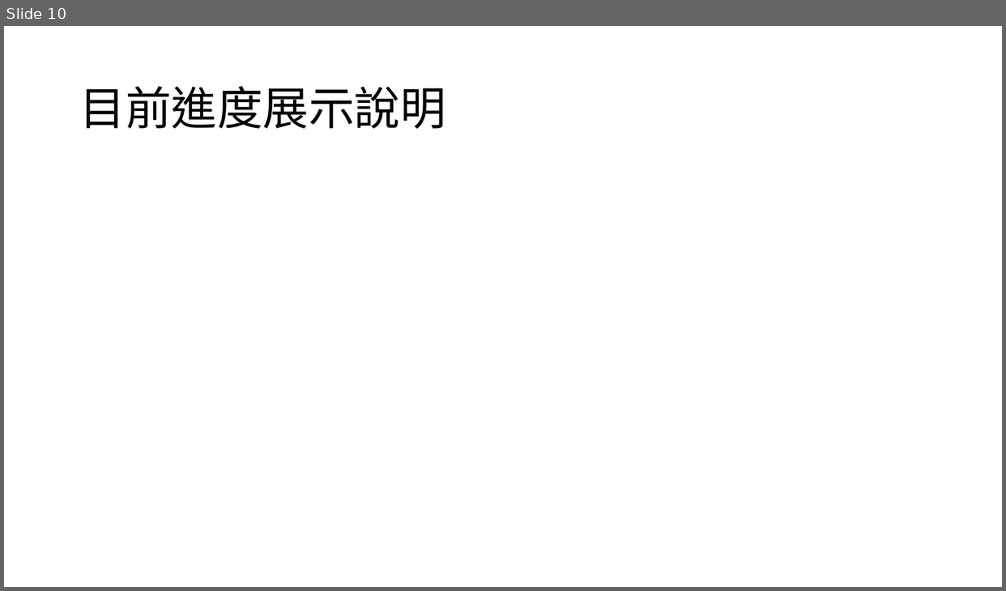
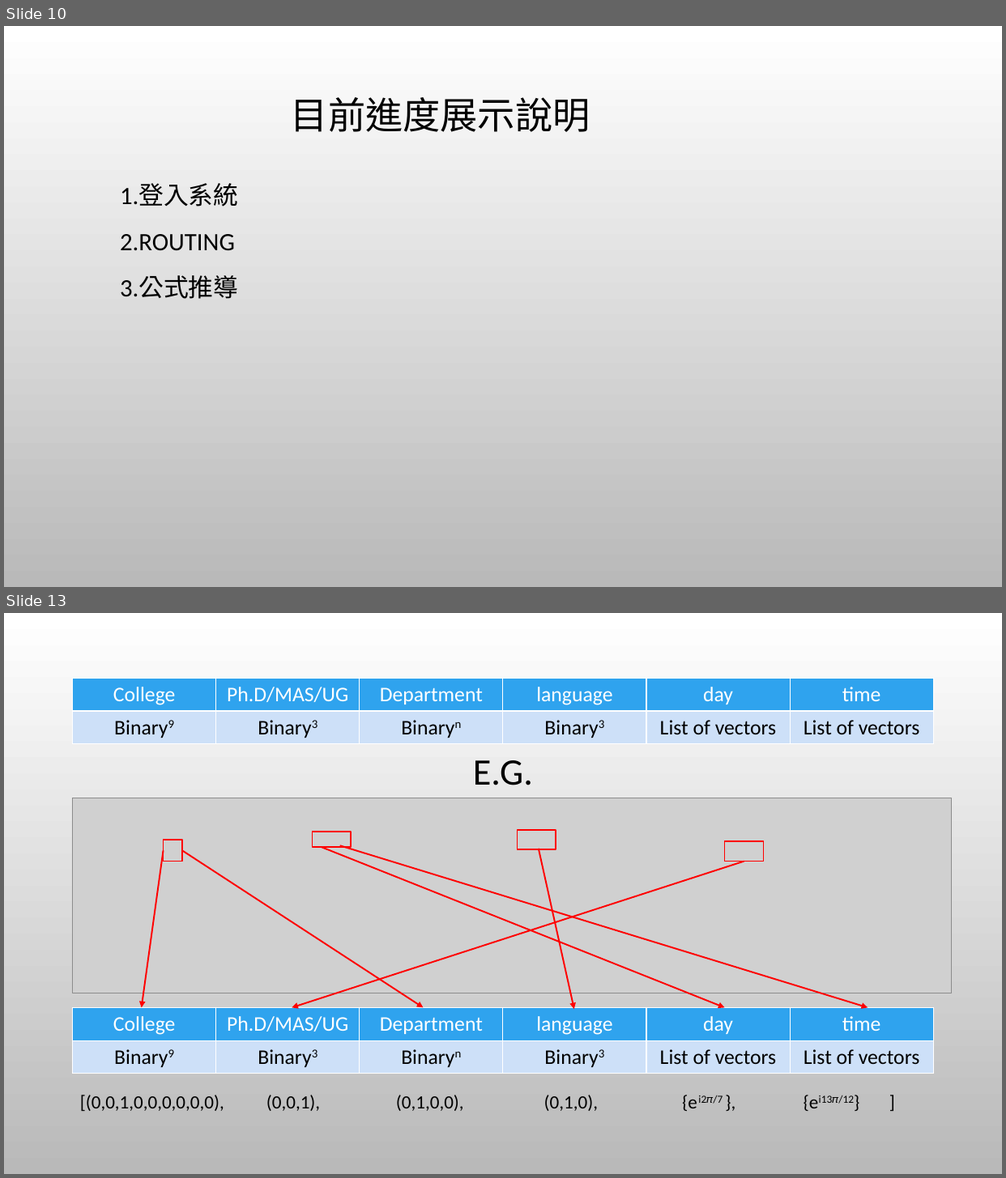
Before and after one commit to kai2june/me_courseSelecting, a slide deck: 期中檢查.pptx. Shown one above the other, each under a label of ours: slide 10 before the commit, slides 10 and 13 after it; the slides between them are not shown. The pictures are 1006x591 and 1006x1178 pixels, drawn with LibreOffice and Linux fonts; fonts in the diff are those of the drawing; grey boxes stand for pictures; background and template pictures are left out. Boxes give left, top, right and bottom in pixels: in the first picture for what was removed or moved away, otherwise in the second. Text is boxed around its words. In the diff, an @@ line names an element or a change of style, - is before the commit and + after.

```diff
--- a/期中檢查.pptx
+++ b/期中檢查.pptx
@@ slide 13 added at bbox=[4, 613, 1002, 1174], background picture (left out) @@
@@ table added at bbox=[73, 678, 936, 743], 2 rows, 6 columns @@
+College | Ph.D/MAS/UG | Department | language | day | time
+Binary9 | Binary3 | Binaryn | Binary3 | List of vectors | List of vectors
@@ title added at bbox=[473, 760, 533, 786], 36 pt, text #000000 @@
+E.G.
@@ picture added at bbox=[73, 798, 952, 994] @@
@@ rectangle added at bbox=[518, 830, 556, 850], outline #FF0000 1.25 pt @@
@@ arrow added from (164, 851) to (142, 1007), #FF0000 1.5 pt @@
@@ rectangle added at bbox=[164, 840, 182, 862], outline #FF0000 1.25 pt @@
@@ arrow added from (182, 851) to (424, 1007), #FF0000 1.5 pt @@
@@ rectangle added at bbox=[313, 832, 351, 847], outline #FF0000 1.25 pt @@
@@ arrow added from (322, 847) to (725, 1007), #FF0000 1.5 pt @@
@@ arrow added from (340, 845) to (868, 1007), #FF0000 1.5 pt @@
@@ arrow added from (539, 849) to (574, 1009), #FF0000 1.5 pt @@
@@ rectangle added at bbox=[725, 842, 764, 862], outline #FF0000 1.25 pt @@
@@ arrow added from (744, 862) to (292, 1007), #FF0000 1.5 pt @@
@@ table added at bbox=[73, 1007, 936, 1072], 2 rows, 6 columns @@
+College | Ph.D/MAS/UG | Department | language | day | time
+Binary9 | Binary3 | Binaryn | Binary3 | List of vectors | List of vectors
@@ text added at bbox=[80, 1095, 854, 1111], 18 pt, text #000000 @@
+[(0,0,1,0,0,0,0,0,0), (0,0,1), (0,1,0,0), (0,1,0), {ei2𝜋/7 }, {ei13𝜋/12} ]
@@ slide 10 changed as well @@
@@ background #FFFFFF to picture (left out) @@
@@ title "目前進度展示說明": place and size @@
-title "目前進度展示說明" at bbox=[80, 86, 446, 129]
+title "目前進度展示說明" at bbox=[291, 97, 590, 132]
@@ title "目前進度展示說明" at bbox=[291, 97, 590, 132]: size 44 to 36 pt, font Noto Sans CJK SC to Calibri; alignment left to centre @@
@@ text added at bbox=[120, 183, 239, 299], 24 pt, text #000000 @@
+1.登入系統
+2.ROUTING
+3.公式推導
```
Also in this commit, not shown: 8 other slides changed, 7 other slides added, 2 slides removed.
